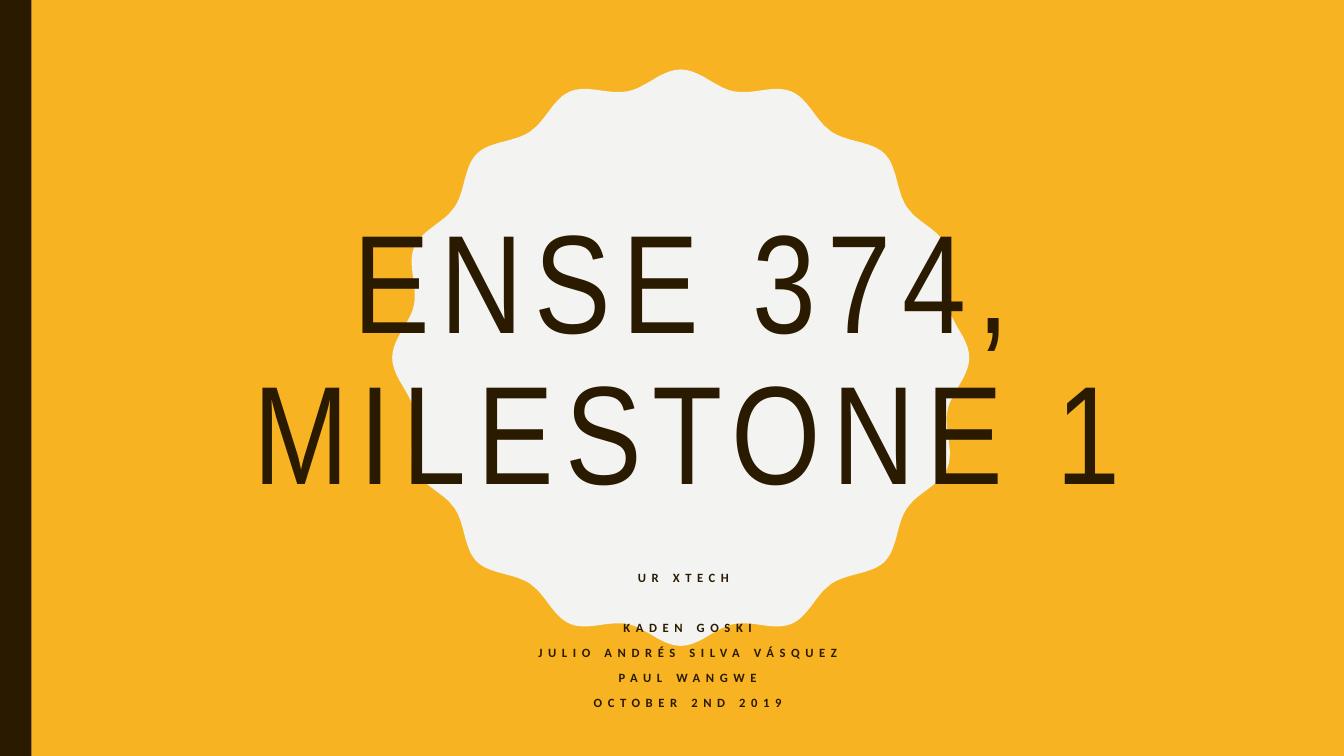
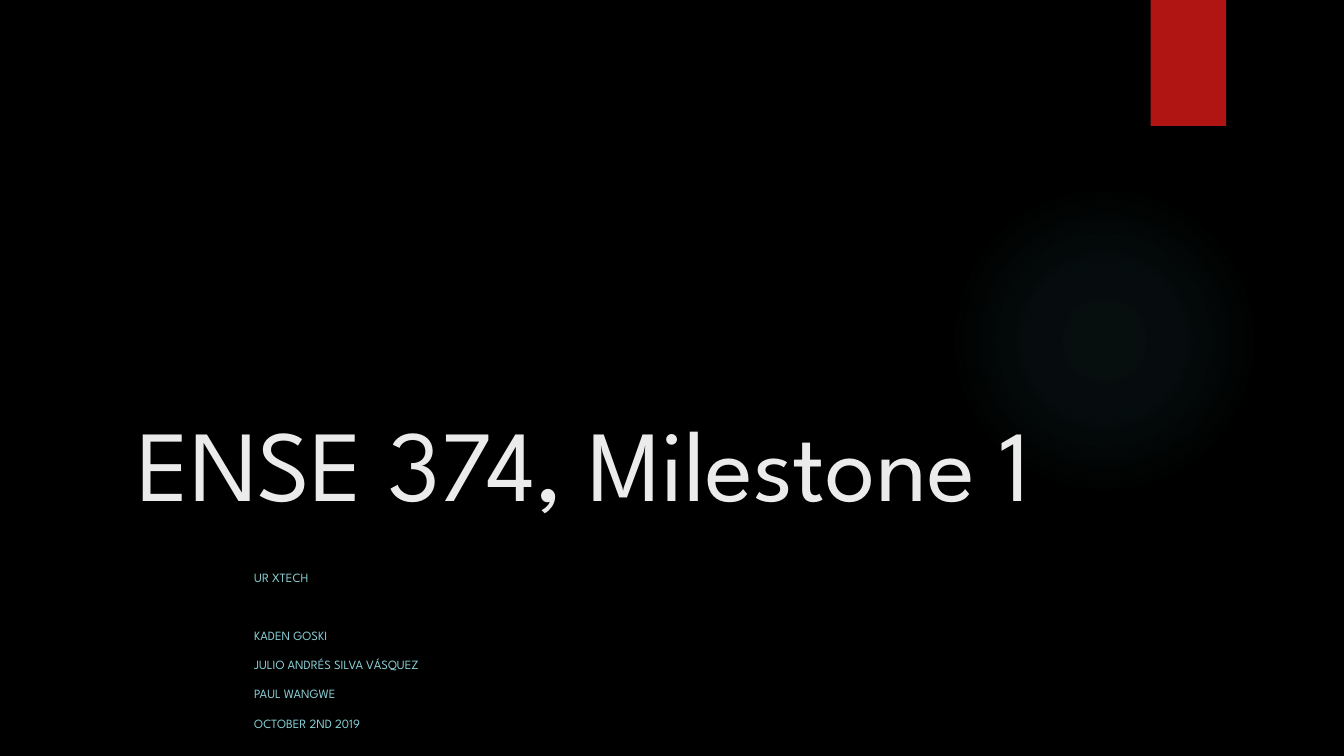
Before and after one commit to alpacamusical/Project-ENSE-374, a slide deck: slide 1 of Milestone 1.pptx. Drawn at 1344x756 pixels with LibreOffice and Linux fonts; fonts in the diff are those of the drawing; background and template pictures are left out. Boxes give left, top, right and bottom in pixels: in the first picture for what was removed or moved away, otherwise in the second. Text is boxed around its words. In the diff, an @@ line names an element or a change of style, - is before the commit and + after.

Commit message:
Milestone presentation modified

```diff
--- a/Milestone 1.pptx
+++ b/Milestone 1.pptx
@@ background #F8B323 to picture (left out) @@
@@ rectangle removed at (0, 0, 31, 756) @@
@@ rectangle added at (1150, 0, 1226, 126), fill #B01513 @@
@@ freeform shape removed at (392, 70, 970, 646) @@
@@ title "ENSE 374, Milestone 1" at (137, 431, 1031, 513): vertical alignment middle to bottom @@
@@ ellipse added at (949, 185, 1259, 495), fill gradient #50B9C1 @@
@@ title at (137, 431, 1031, 513): text changed; size 100 to 72 pt; font Arial Narrow to League Spartan; text colour #2A1A00 to #EBEBEB @@
-ENSE 374, MILESTONE 1
+ENSE 374, Milestone 1
@@ subtitle "UR XTECH" at (254, 573, 419, 728): font Calibri to League Spartan, text colour #2A1A00 to #8AD0D6, letter spacing 4 to 0 pt, bold off; alignment centre to left; more space between paragraphs @@
```
Also in this commit, not shown: 7 other slides changed.
